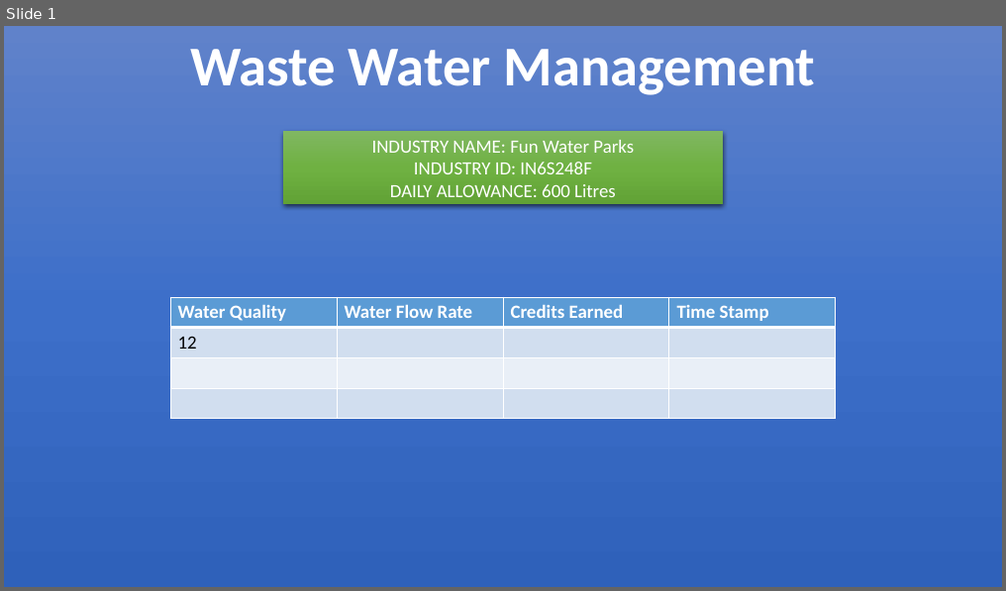
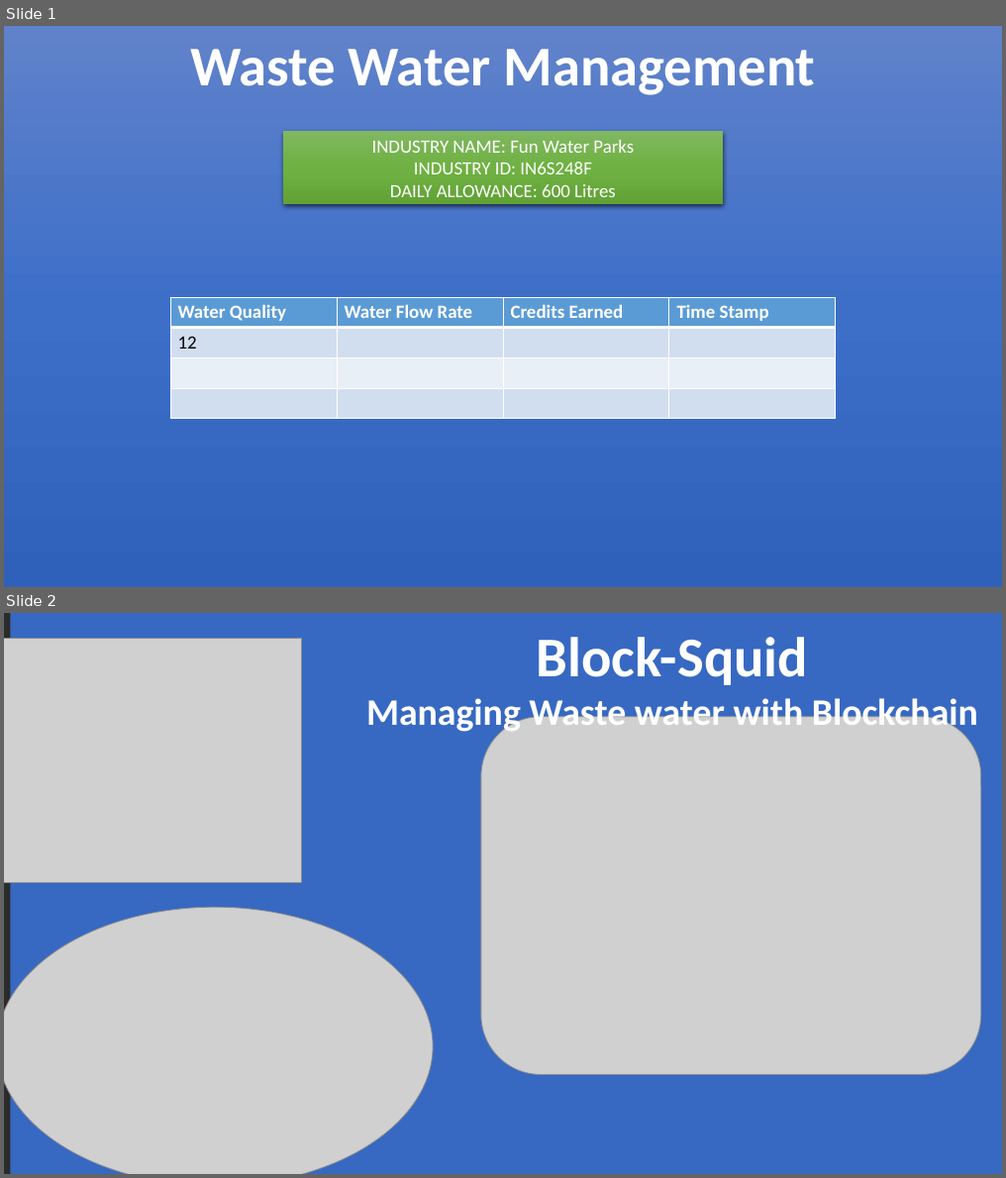
Before and after one commit to aditi1511/blocksquid, a slide deck: graphicfiles/WebDesign.pptx. Shown one above the other, each under a label of ours: slide 1 before the commit, slides 1 and 2 after it. The pictures are 1006x591 and 1006x1178 pixels, drawn with LibreOffice and Linux fonts; fonts in the diff are those of the drawing; grey boxes stand for pictures; background and template pictures are left out; a plain dark background stands for a picture behind light text. Boxes give left, top, right and bottom in pixels: in the first picture for what was removed or moved away, otherwise in the second. Text is boxed around its words. In the diff, an @@ line names an element or a change of style, - is before the commit and + after.

```diff
--- a/graphicfiles/WebDesign.pptx
+++ b/graphicfiles/WebDesign.pptx
@@ slide 2 added at [4, 613, 1002, 1174], background picture (left out) @@
@@ group added at [4, 613, 1002, 1174]: 3 pictures, 1 rectangle, 1 text @@
+Block-Squid
+Managing Waste water with Blockchain
```
Also in this commit, not shown: 5 other files.
